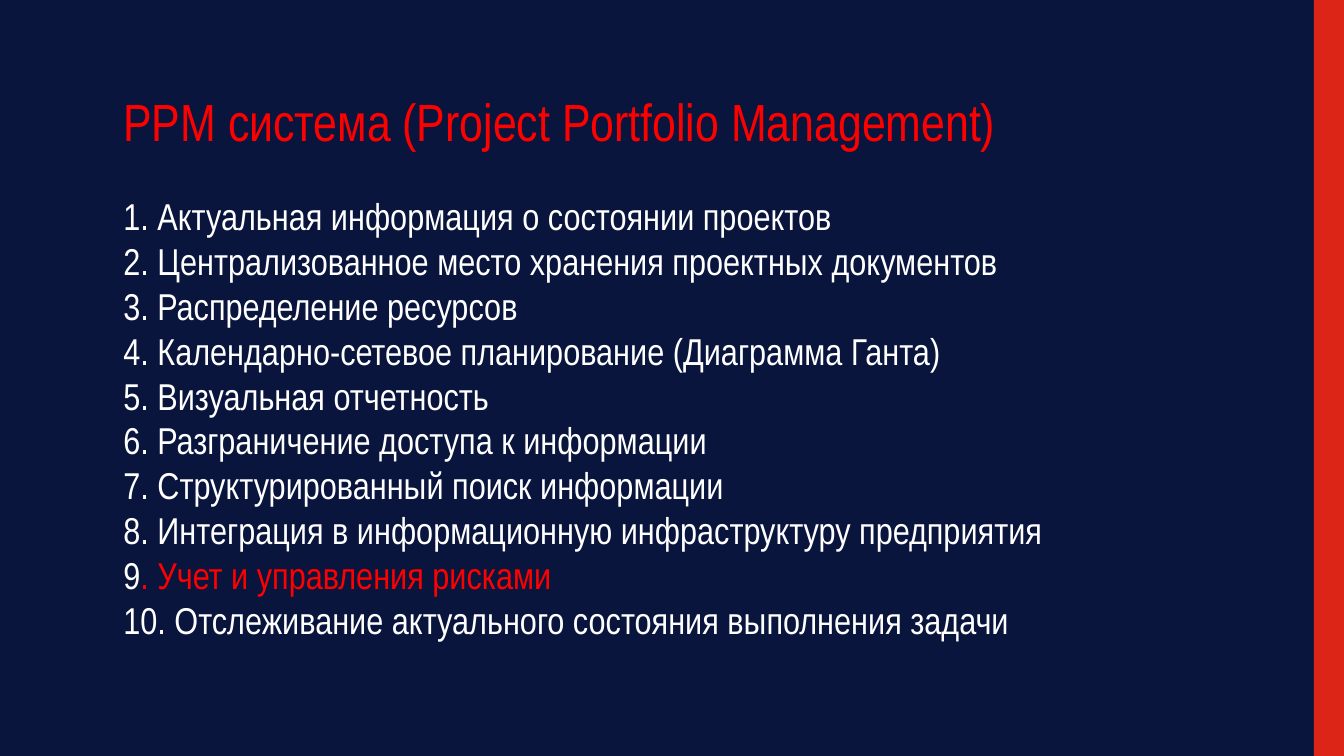
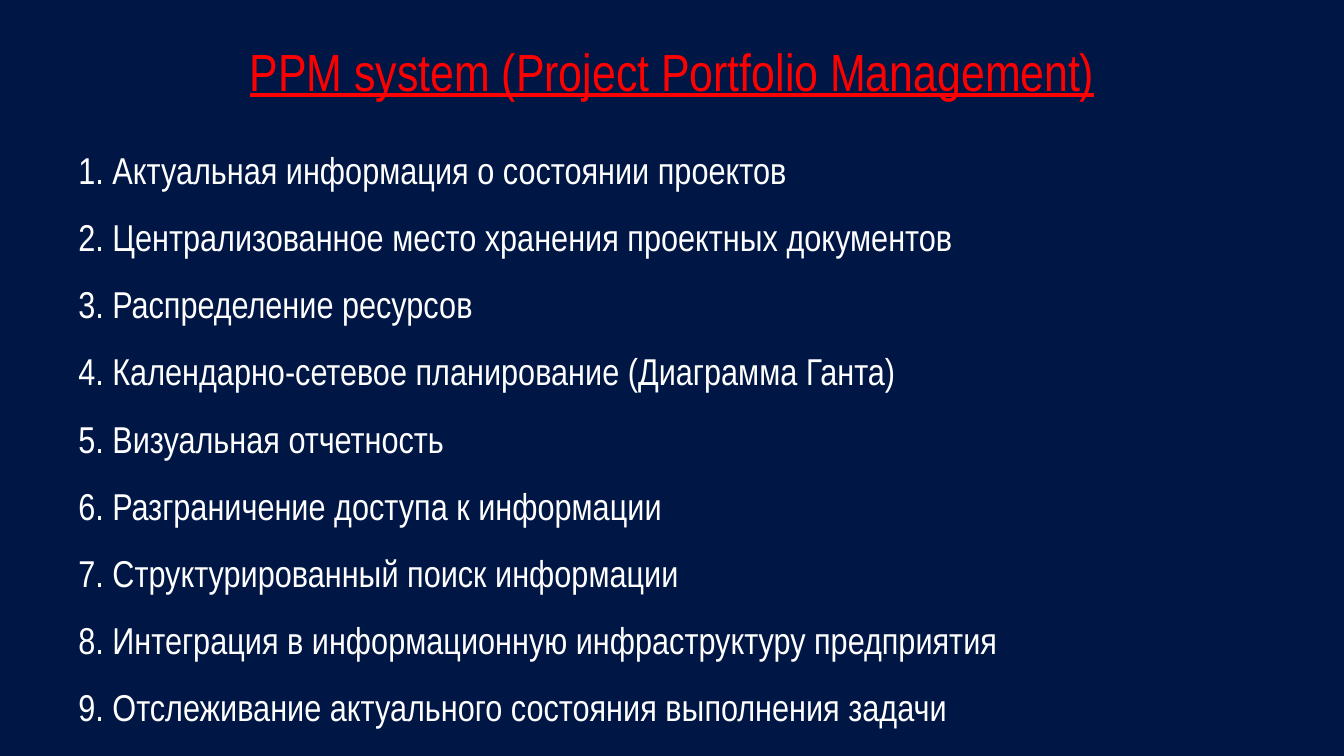
Before and after one commit to gddno/Redmine, a slide deck: slide 7 of Redmine.pptx. Drawn at 1344x756 pixels with LibreOffice and Linux fonts; fonts in the diff are those of the drawing. Boxes give left, top, right and bottom in pixels: in the first picture for what was removed or moved away, otherwise in the second. Text is boxed around its words. In the diff, an @@ line names an element or a change of style, - is before the commit and + after.

```diff
--- a/Redmine.pptx
+++ b/Redmine.pptx
@@ background #0A153D to #001746 @@
@@ title "PPM system (Project Portfolio Management)" at (250, 53, 1094, 101): vertical alignment bottom to top @@
@@ rectangle removed at (1314, 0, 1344, 755) @@
@@ title at (250, 53, 1094, 101): text changed @@
-PPM система (Project Portfolio Management)
+PPM system (Project Portfolio Management)
@@ title "1. Актуальная информация о состоянии ..." at (78, 157, 997, 728): vertical alignment middle to top @@
@@ title at (78, 157, 997, 728): text changed @@
-1. Актуальная информация о состоянии проектов
-2. Централизованное место хранения проектных документов
-3. Распределение ресурсов
-4. Календарно-сетевое планирование (Диаграмма Ганта)
-5. Визуальная отчетность
-6. Разграничение доступа к информации
-7. Структурированный поиск информации
-8. Интеграция в информационную инфраструктуру предприятия
-9. Учет и управления рисками
-10. Отслеживание актуального состояния выполнения задачи
+1. Актуальная информация о состоянии проектов
+2. Централизованное место хранения проектных документов
+3. Распределение ресурсов
+4. Календарно-сетевое планирование (Диаграмма Ганта)
+5. Визуальная отчетность
+6. Разграничение доступа к информации
+7. Структурированный поиск информации
+8. Интеграция в информационную инфраструктуру предприятия
+9. Отслеживание актуального состояния выполнения задачи
```
Also in this commit, not shown: 8 other slides changed, 4 slides added, 3 slides removed, 7 other files.
